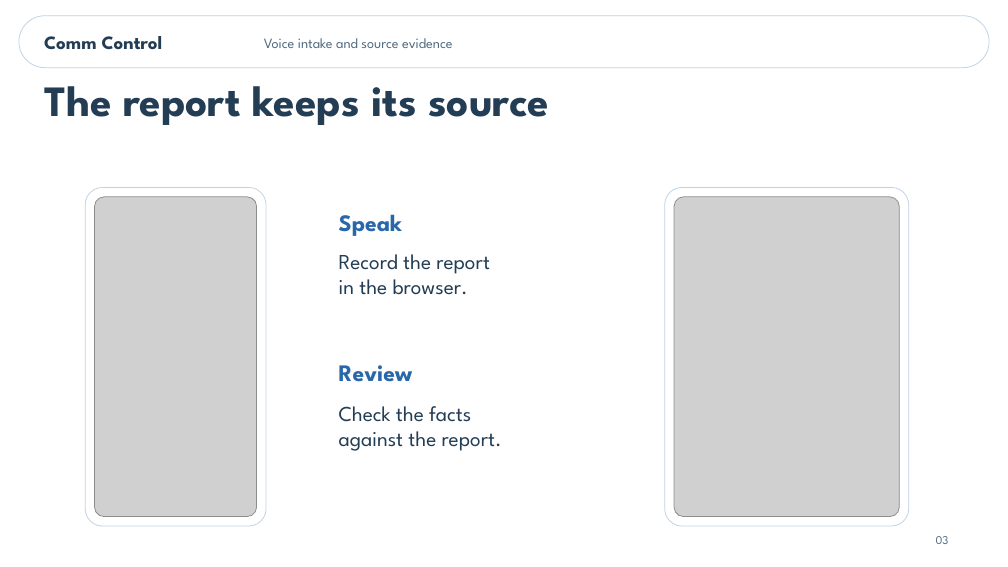
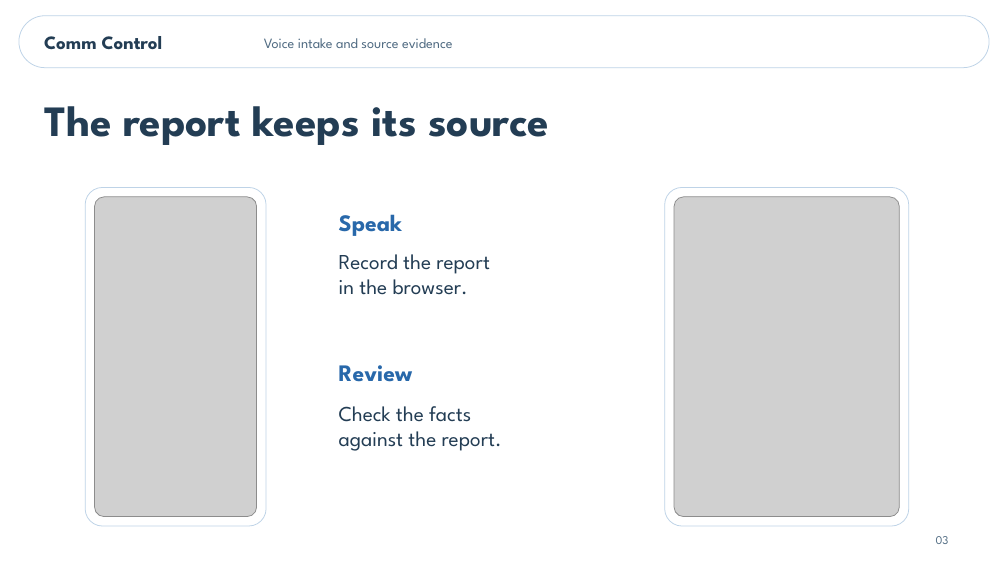
Before and after one commit to mihirduvedi/comm-control, a slide deck: slide 3 of presentation/Comm_Control_Pitch.pptx. Drawn at 1008x567 pixels with LibreOffice and Linux fonts; fonts in the diff are those of the drawing; grey boxes stand for pictures. Boxes give left, top, right and bottom in pixels: in the first picture for what was removed or moved away, otherwise in the second. Text is boxed around its words. In the diff, an @@ line names an element or a change of style, - is before the commit and + after.

```diff
--- a/presentation/Comm_Control_Pitch.pptx
+++ b/presentation/Comm_Control_Pitch.pptx
@@ text "The report keeps its source" moved from (x1=44, y1=86, x2=549, y2=125) to (x1=44, y1=106, x2=549, y2=145) @@
```
Also in this commit, not shown: 8 other slides changed, 2 other files.
